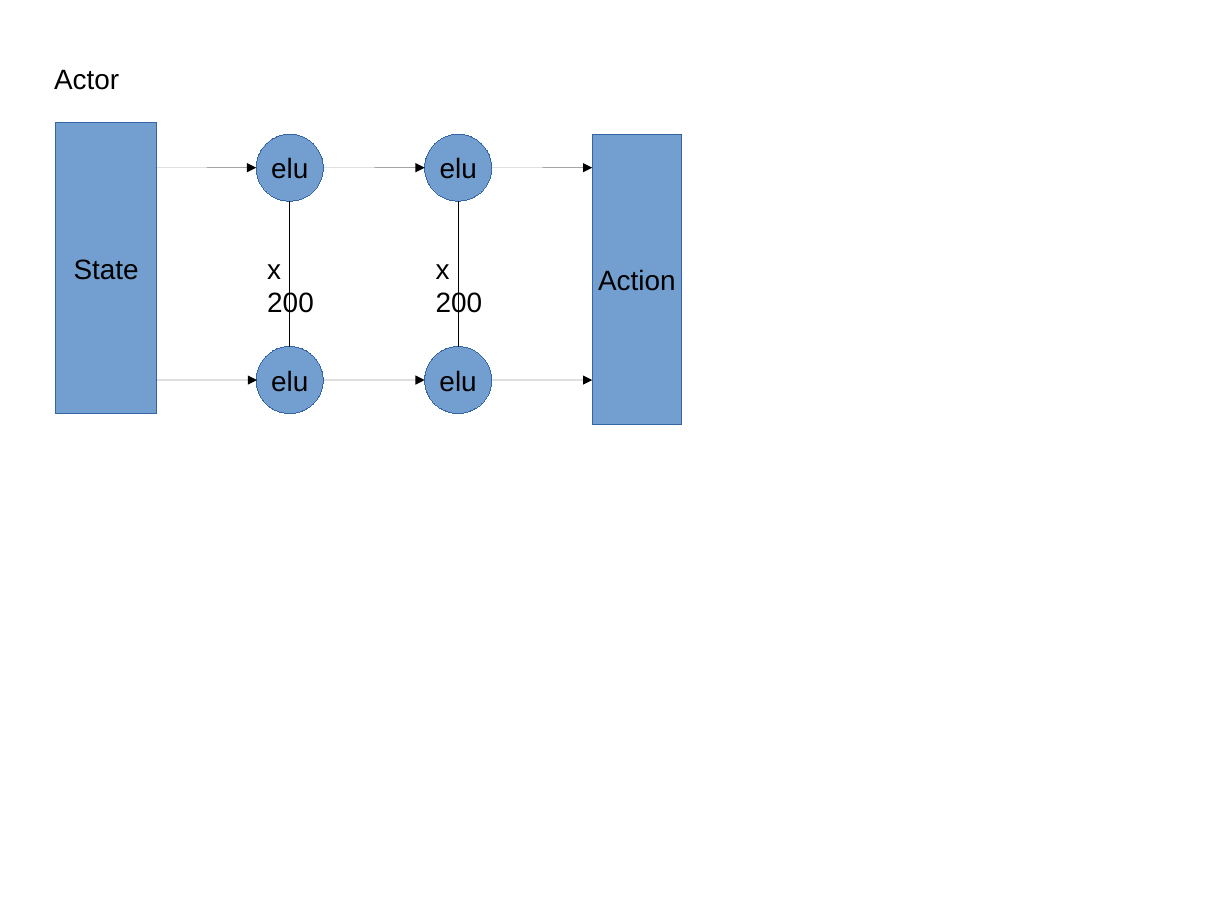
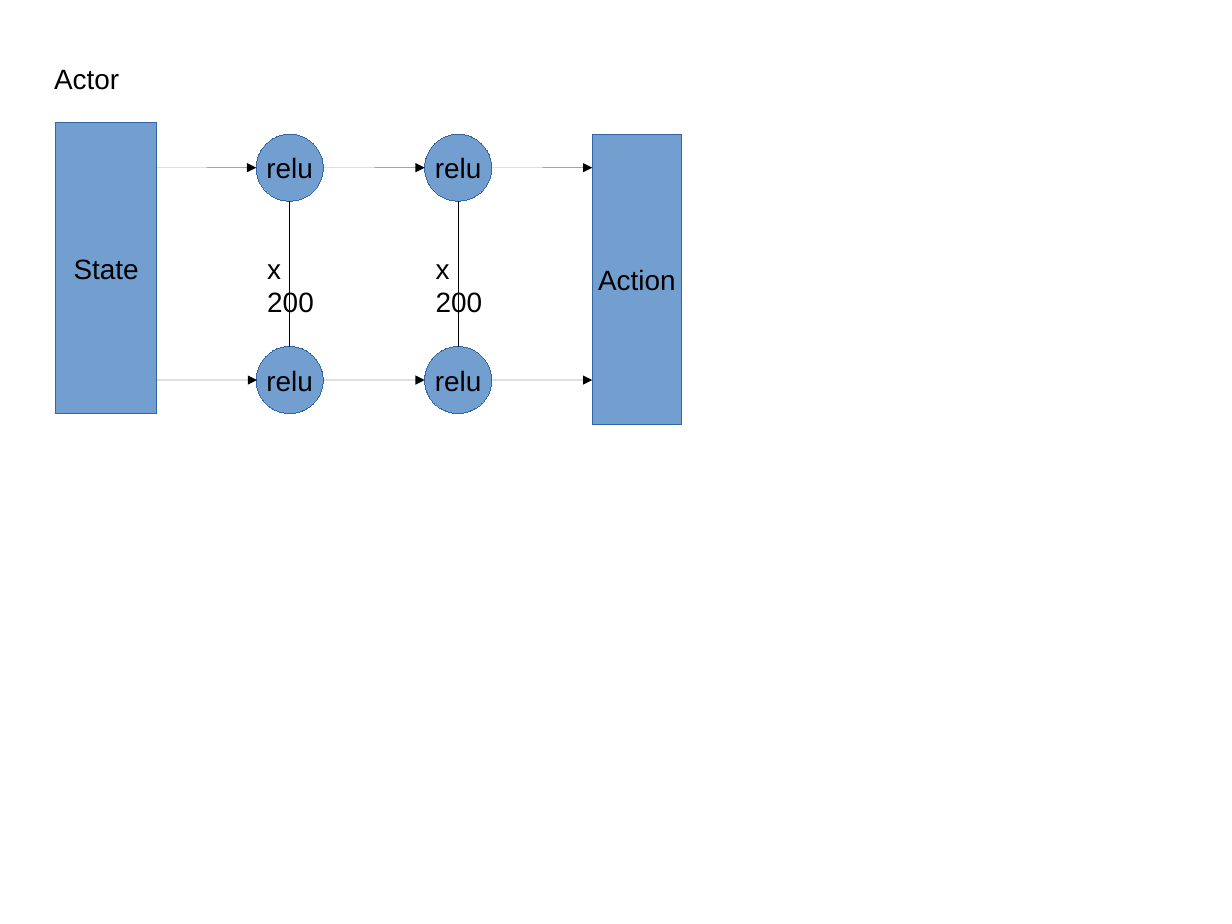
Before and after one commit to kunato/ddpg-quadcopter, a slide deck: slide 9 of report/architecture.odp (slide 6 before the commit). Drawn at 1232x924 pixels with LibreOffice and Linux fonts; fonts in the diff are those of the drawing. Boxes give left, top, right and bottom in pixels: in the first picture for what was removed or moved away, otherwise in the second. Text is boxed around its words. In the diff, an @@ line names an element or a change of style, - is before the commit and + after.

```diff
--- a/report/architecture.odp
+++ b/report/architecture.odp
@@ text in ellipse at [266, 157, 313, 179]: text changed @@
-elu
+relu
@@ text in ellipse at [435, 157, 482, 179]: text changed @@
-elu
+relu
@@ text in ellipse at [266, 370, 313, 392]: text changed @@
-elu
+relu
@@ text in ellipse at [435, 370, 482, 392]: text changed @@
-elu
+relu
```
Also in this commit, not shown: 1 other slide changed, 17 other files.
